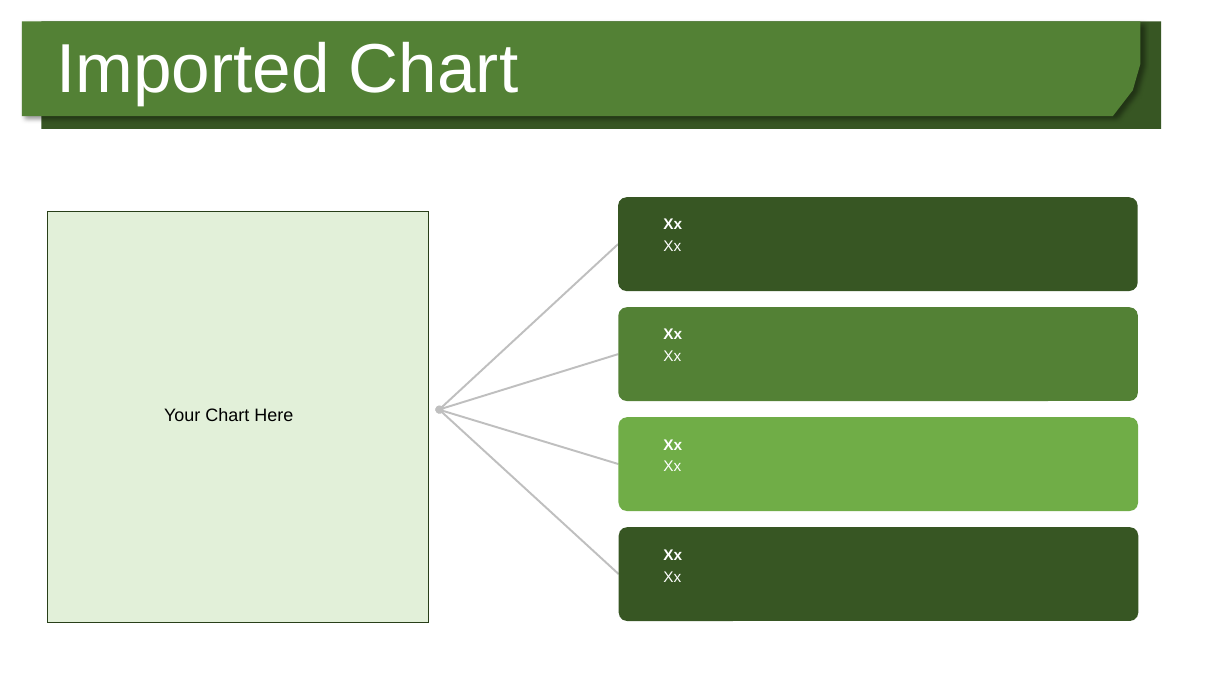
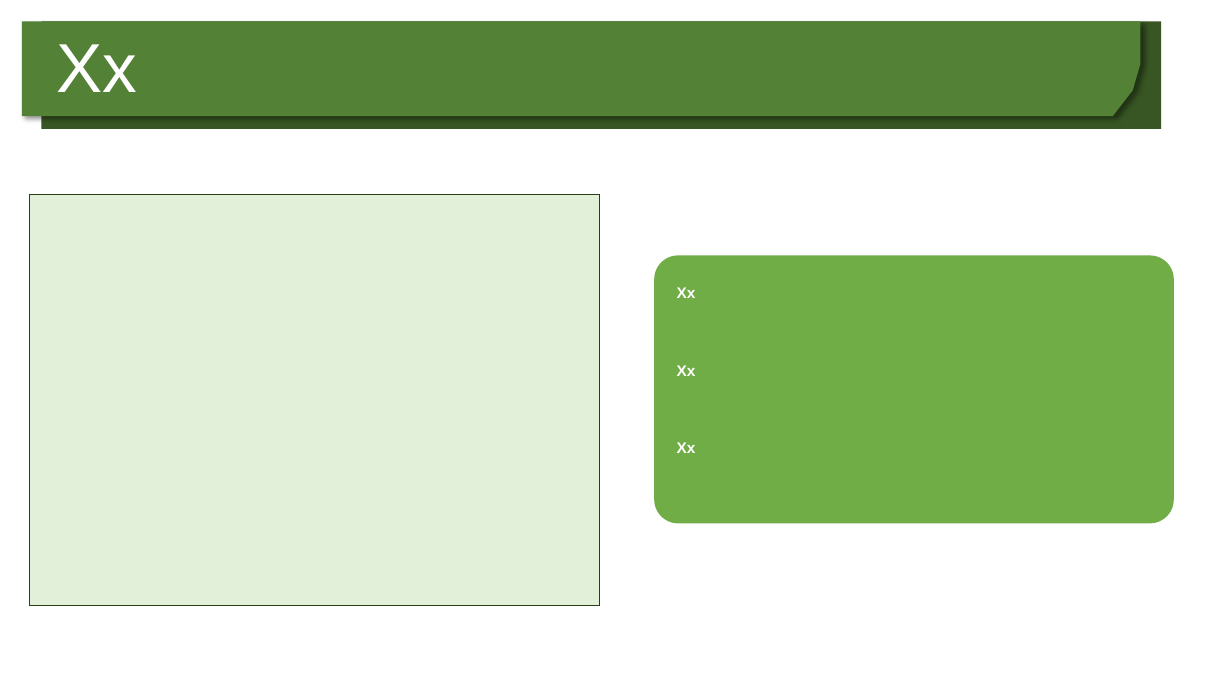
Before and after one commit to aaronhwoo/Project1, a slide deck: slide 5 of Team 8 Project 1.pptx (slide 7 before the commit). Drawn at 1232x693 pixels with LibreOffice and Linux fonts; fonts in the diff are those of the drawing; background and template pictures are left out. Boxes give left, top, right and bottom in pixels: in the first picture for what was removed or moved away, otherwise in the second. Text is boxed around its words. In the diff, an @@ line names an element or a change of style, - is before the commit and + after.

```diff
--- a/Team 8 Project 1.pptx
+++ b/Team 8 Project 1.pptx
@@ text "Xx": place and size @@
-text "Xx" at (663,240,681,251)
+text "Xx" at (56,44,137,92)
@@ text "Xx" at (56,44,137,92): size 12 to 54 pt; line spacing 1 to 0.9; more space between paragraphs; vertical alignment top to middle @@
@@ text removed at (56,41,518,105) @@
-Imported Chart
@@ rectangle: place and size @@
-rectangle at (48,212,429,623)
+rectangle at (30,194,600,605)
@@ rounded rectangle removed at (618,197,1138,291) @@
@@ text removed at (663,218,682,229) @@
-Xx
@@ arrow removed from (618, 244) to (440, 409) @@
@@ rounded rectangle: place and size @@
-rounded rectangle at (618,418,1138,512)
+rounded rectangle at (654,255,1174,523)
@@ text "Xx": place and size @@
-text "Xx" at (663,328,682,339)
+text "Xx" at (677,287,696,298)
@@ rounded rectangle removed at (618,307,1138,401) @@
@@ arrow removed from (618, 354) to (440, 409) @@
@@ text "Xx": place and size @@
-text "Xx" at (663,350,681,361)
+text "Xx" at (677,365,696,376)
@@ text "Xx" at (677,365,696,376): bold on @@
@@ text removed at (164,408,293,421) @@
-Your Chart Here
@@ arrow removed from (618, 464) to (440, 410) @@
@@ arrow removed from (619, 574) to (440, 410) @@
@@ text "Xx": place and size @@
-text "Xx" at (663,439,682,450)
+text "Xx" at (677,442,696,453)
@@ text removed at (663,460,681,471) @@
-Xx
@@ rounded rectangle removed at (619,528,1139,622) @@
@@ text removed at (663,549,682,560) @@
-Xx
@@ text removed at (663,571,681,582) @@
-Xx
```
Also in this commit, not shown: 6 other slides changed, 2 slides added, 11 slides removed.
